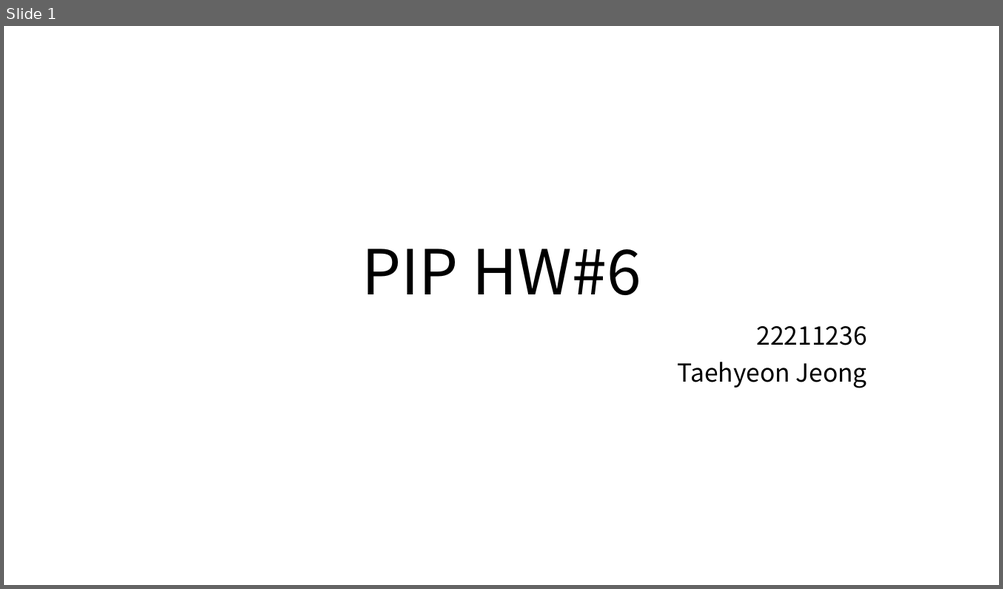
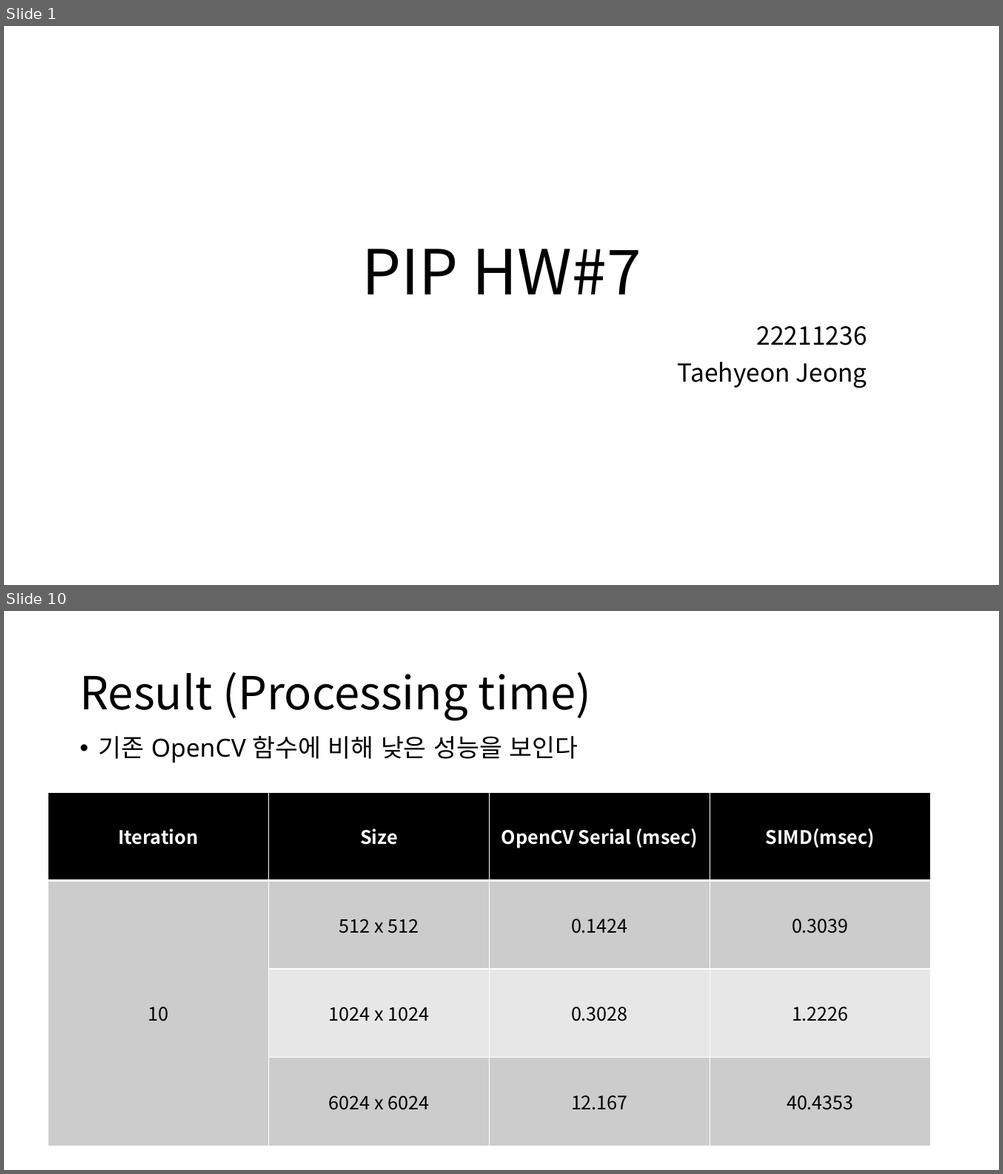
Before and after one commit to Burgunthy/Parallel-Image-Processing, a slide deck: chapter7_SSE_Mean_Filter/sse_Mean_Filter.pptx. Shown one above the other, each under a label of ours: slide 1 before the commit, slides 1 and 10 after it; the slides between them are not shown. The pictures are 1003x589 and 1003x1174 pixels, drawn with LibreOffice and Linux fonts; fonts in the diff are those of the drawing. Boxes give left, top, right and bottom in pixels: in the first picture for what was removed or moved away, otherwise in the second. Text is boxed around its words. In the diff, an @@ line names an element or a change of style, - is before the commit and + after.

```diff
--- a/chapter7_SSE_Mean_Filter/sse_Mean_Filter.pptx
+++ b/chapter7_SSE_Mean_Filter/sse_Mean_Filter.pptx
@@ slide 10 added at [4,611,999,1170], background #FFFFFF @@
@@ title added at [79,672,591,721], 44 pt, text #000000 @@
+Result (Processing time)
@@ text added at [99,736,578,763], 24 pt, text #000000 @@
+• 기존 OpenCV 함수에 비해 낮은 성능을 보인다
@@ table added at [48,792,931,1147], 4 rows, 4 columns @@
+Iteration | Size | OpenCV Serial (msec) | SIMD(msec)
+10 | 512 x 512 | 0.1424 | 0.3039
+ | 1024 x 1024 | 0.3028 | 1.2226
+ | 6024 x 6024 | 12.167 | 40.4353
@@ slide 1 changed as well @@
@@ title at [361,249,641,295]: text changed @@
-PIP HW#6
+PIP HW#7
```
Also in this commit, not shown: 2 other slides changed, 7 other slides added, 3 slides removed, 2 other files.
